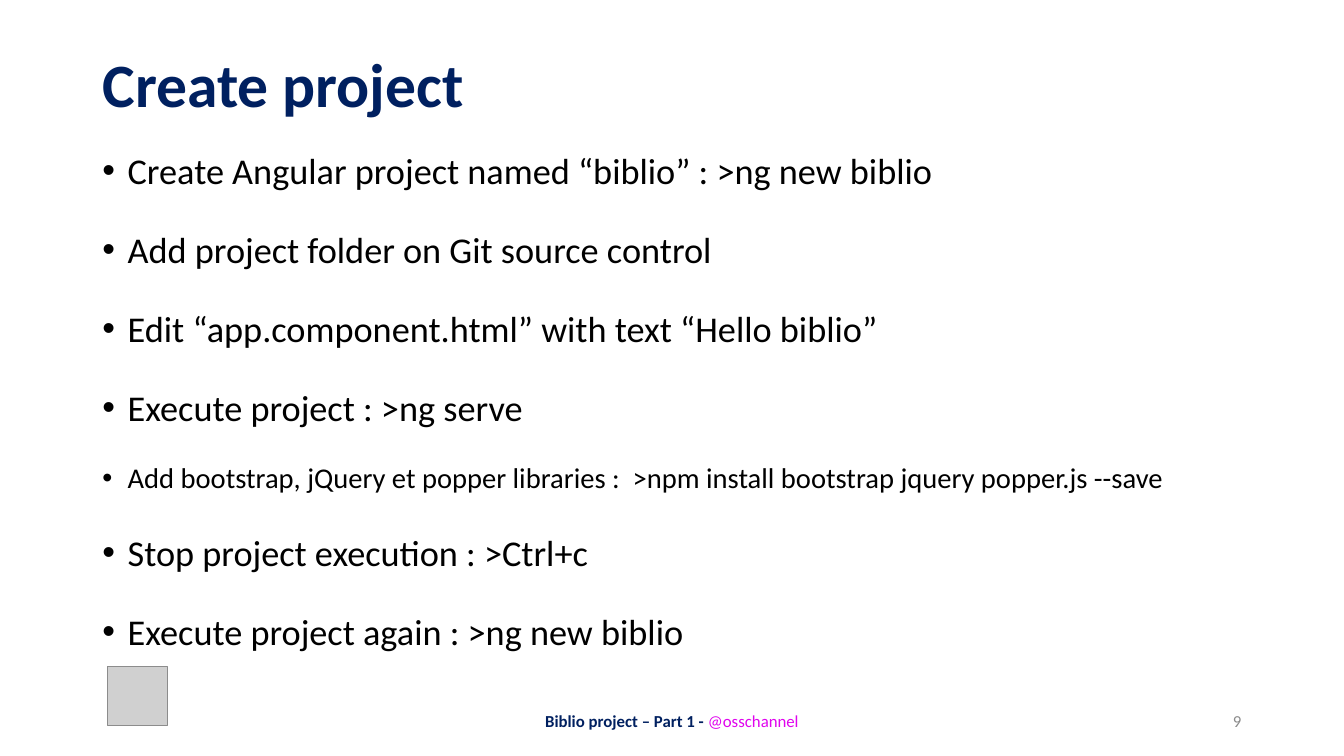
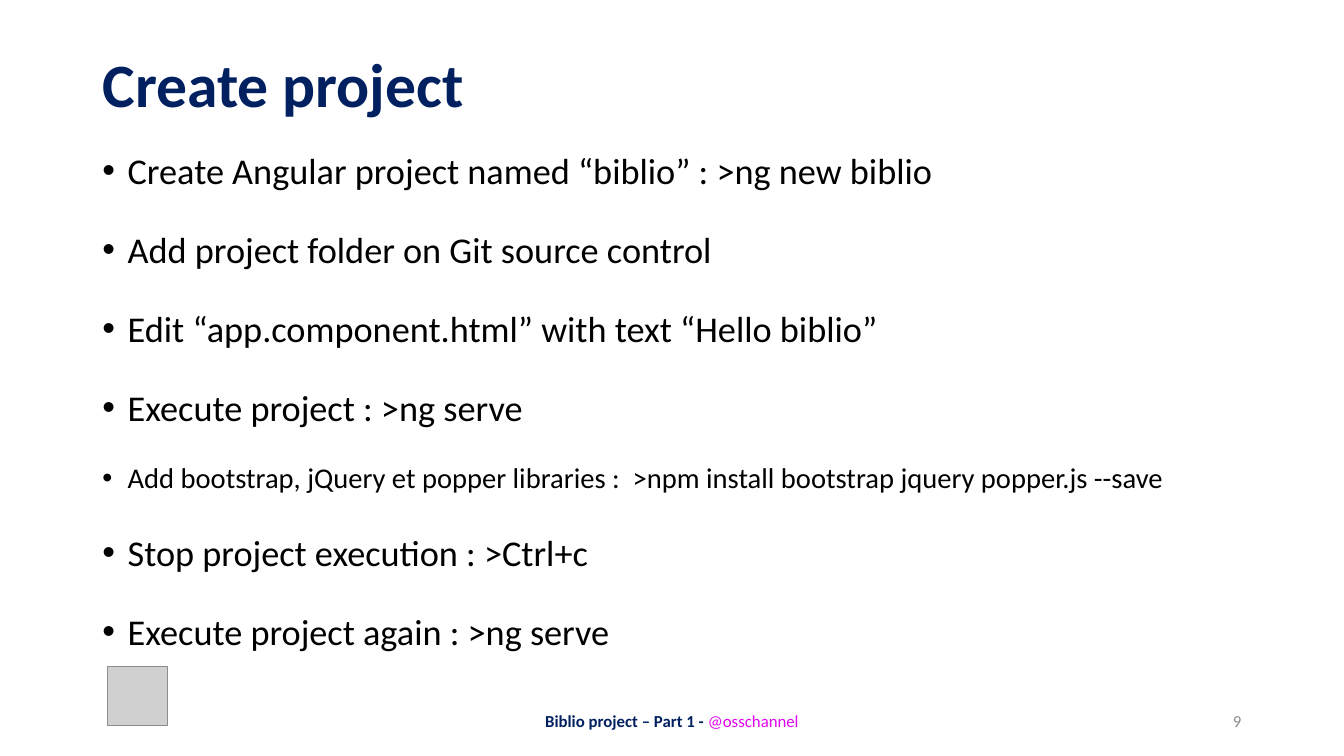
Before and after one commit to JessicaTsopgni/biblioIUC, a slide deck: slide 9 of docs/Angular-Part-1.pptx. Drawn at 1344x756 pixels with LibreOffice and Linux fonts; fonts in the diff are those of the drawing; grey boxes stand for pictures. Boxes give left, top, right and bottom in pixels: in the first picture for what was removed or moved away, otherwise in the second. Text is boxed around its words. In the diff, an @@ line names an element or a change of style, - is before the commit and + after.

```diff
--- a/docs/Angular-Part-1.pptx
+++ b/docs/Angular-Part-1.pptx
@@ text at bbox=[128, 620, 609, 652]: text changed @@
-• Execute project again : >ng new biblio
+• Execute project again : >ng serve
```
Also in this commit, not shown: 1 other slide changed, 1 other file.
